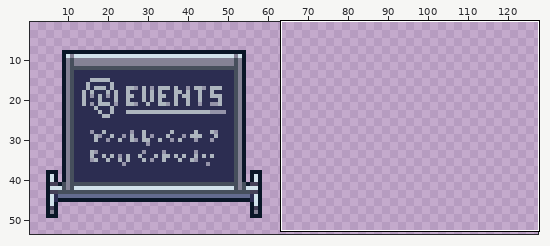
Two versions of one sprite sheet, tilesets/info_boards.png. The picture above shows the old version from afar; the outline marks the close-up.
Close-up. Before the edit:
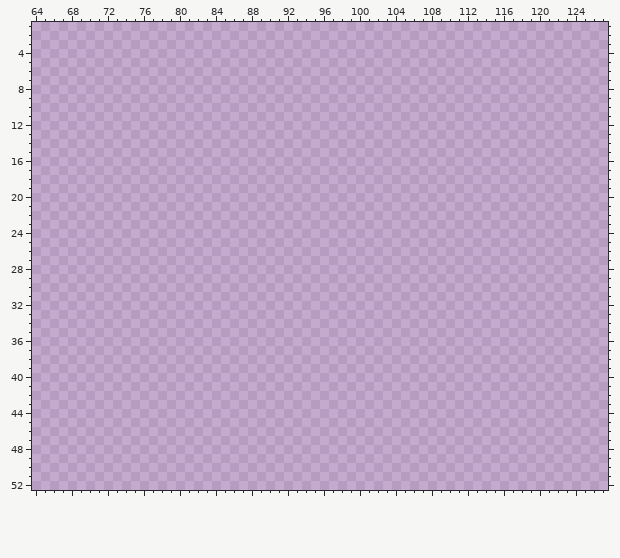
The file is 128x96 pixels. Shown: x 64..127, y 1..52. The wide view leaves out empty margins.
After the commit:
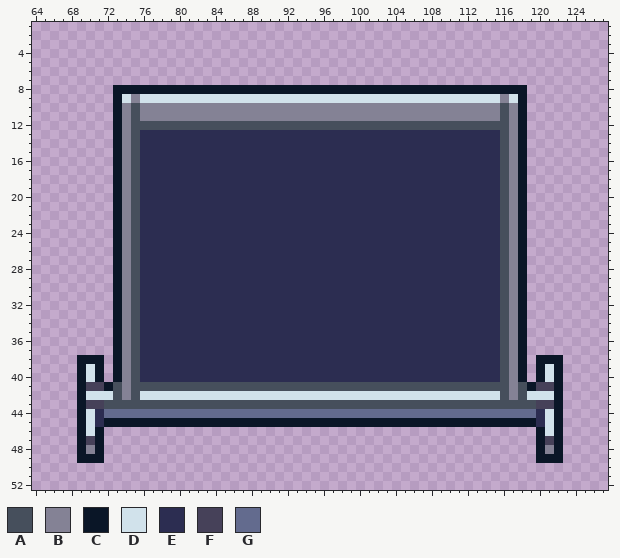
Palette (. is transparent): A #464f5c  B #848295  C #0a1627  D #d1e2eb  E #2c2d51  F #464159  G #636b8e
What changed:
@@ x 64..127 @@
  7 ................................................................
- 8 ................................................................
- 9 ................................................................
-10 ................................................................
-11 ................................................................
-12 ................................................................
-13 ................................................................
-14 ................................................................
-15 ................................................................
-16 ................................................................
-17 ................................................................
-18 ................................................................
-19 ................................................................
-20 ................................................................
-21 ................................................................
-22 ................................................................
-23 ................................................................
-24 ................................................................
-25 ................................................................
-26 ................................................................
-27 ................................................................
-28 ................................................................
-29 ................................................................
-30 ................................................................
-31 ................................................................
-32 ................................................................
-33 ................................................................
-34 ................................................................
-35 ................................................................
-36 ................................................................
-37 ................................................................
-38 ................................................................
-39 ................................................................
-40 ................................................................
-41 ................................................................
-42 ................................................................
-43 ................................................................
-44 ................................................................
-45 ................................................................
-46 ................................................................
-47 ................................................................
-48 ................................................................
-49 ................................................................
+ 8 .........CCCCCCCCCCCCCCCCCCCCCCCCCCCCCCCCCCCCCCCCCCCCCC.........
+ 9 .........CDBDDDDDDDDDDDDDDDDDDDDDDDDDDDDDDDDDDDDDDDDBDC.........
+10 .........CBABBBBBBBBBBBBBBBBBBBBBBBBBBBBBBBBBBBBBBBBABC.........
+11 .........CBABBBBBBBBBBBBBBBBBBBBBBBBBBBBBBBBBBBBBBBBABC.........
+12 .........CBAAAAAAAAAAAAAAAAAAAAAAAAAAAAAAAAAAAAAAAAAABC.........
+13 .........CBAEEEEEEEEEEEEEEEEEEEEEEEEEEEEEEEEEEEEEEEEABC.........
+14 .........CBAEEEEEEEEEEEEEEEEEEEEEEEEEEEEEEEEEEEEEEEEABC.........
+15 .........CBAEEEEEEEEEEEEEEEEEEEEEEEEEEEEEEEEEEEEEEEEABC.........
+16 .........CBAEEEEEEEEEEEEEEEEEEEEEEEEEEEEEEEEEEEEEEEEABC.........
+17 .........CBAEEEEEEEEEEEEEEEEEEEEEEEEEEEEEEEEEEEEEEEEABC.........
+18 .........CBAEEEEEEEEEEEEEEEEEEEEEEEEEEEEEEEEEEEEEEEEABC.........
+19 .........CBAEEEEEEEEEEEEEEEEEEEEEEEEEEEEEEEEEEEEEEEEABC.........
+20 .........CBAEEEEEEEEEEEEEEEEEEEEEEEEEEEEEEEEEEEEEEEEABC.........
+21 .........CBAEEEEEEEEEEEEEEEEEEEEEEEEEEEEEEEEEEEEEEEEABC.........
+22 .........CBAEEEEEEEEEEEEEEEEEEEEEEEEEEEEEEEEEEEEEEEEABC.........
+23 .........CBAEEEEEEEEEEEEEEEEEEEEEEEEEEEEEEEEEEEEEEEEABC.........
+24 .........CBAEEEEEEEEEEEEEEEEEEEEEEEEEEEEEEEEEEEEEEEEABC.........
+25 .........CBAEEEEEEEEEEEEEEEEEEEEEEEEEEEEEEEEEEEEEEEEABC.........
+26 .........CBAEEEEEEEEEEEEEEEEEEEEEEEEEEEEEEEEEEEEEEEEABC.........
+27 .........CBAEEEEEEEEEEEEEEEEEEEEEEEEEEEEEEEEEEEEEEEEABC.........
+28 .........CBAEEEEEEEEEEEEEEEEEEEEEEEEEEEEEEEEEEEEEEEEABC.........
+29 .........CBAEEEEEEEEEEEEEEEEEEEEEEEEEEEEEEEEEEEEEEEEABC.........
+30 .........CBAEEEEEEEEEEEEEEEEEEEEEEEEEEEEEEEEEEEEEEEEABC.........
+31 .........CBAEEEEEEEEEEEEEEEEEEEEEEEEEEEEEEEEEEEEEEEEABC.........
+32 .........CBAEEEEEEEEEEEEEEEEEEEEEEEEEEEEEEEEEEEEEEEEABC.........
+33 .........CBAEEEEEEEEEEEEEEEEEEEEEEEEEEEEEEEEEEEEEEEEABC.........
+34 .........CBAEEEEEEEEEEEEEEEEEEEEEEEEEEEEEEEEEEEEEEEEABC.........
+35 .........CBAEEEEEEEEEEEEEEEEEEEEEEEEEEEEEEEEEEEEEEEEABC.........
+36 .........CBAEEEEEEEEEEEEEEEEEEEEEEEEEEEEEEEEEEEEEEEEABC.........
+37 .........CBAEEEEEEEEEEEEEEEEEEEEEEEEEEEEEEEEEEEEEEEEABC.........
+38 .....CCC.CBAEEEEEEEEEEEEEEEEEEEEEEEEEEEEEEEEEEEEEEEEABC.CCC.....
+39 .....CDC.CBAEEEEEEEEEEEEEEEEEEEEEEEEEEEEEEEEEEEEEEEEABC.CDC.....
+40 .....CDC.CBAEEEEEEEEEEEEEEEEEEEEEEEEEEEEEEEEEEEEEEEEABC.CDC.....
+41 .....CFFCABAAAAAAAAAAAAAAAAAAAAAAAAAAAAAAAAAAAAAAAAAABACFFC.....
+42 .....CDDDABADDDDDDDDDDDDDDDDDDDDDDDDDDDDDDDDDDDDDDDDABADDDC.....
+43 .....CFFAAAAAAAAAAAAAAAAAAAAAAAAAAAAAAAAAAAAAAAAAAAAAAAAFFC.....
+44 .....CDEGGGGGGGGGGGGGGGGGGGGGGGGGGGGGGGGGGGGGGGGGGGGGGGGEDC.....
+45 .....CDECCCCCCCCCCCCCCCCCCCCCCCCCCCCCCCCCCCCCCCCCCCCCCCCEDC.....
+46 .....CDC................................................CDC.....
+47 .....CFC................................................CFC.....
+48 .....CBC................................................CBC.....
+49 .....CCC................................................CCC.....
 50 ................................................................
Boxes around the changes in both close-ups, in picture pixels (x1, y1, x2, y2):
added: (77, 85, 563, 463)
